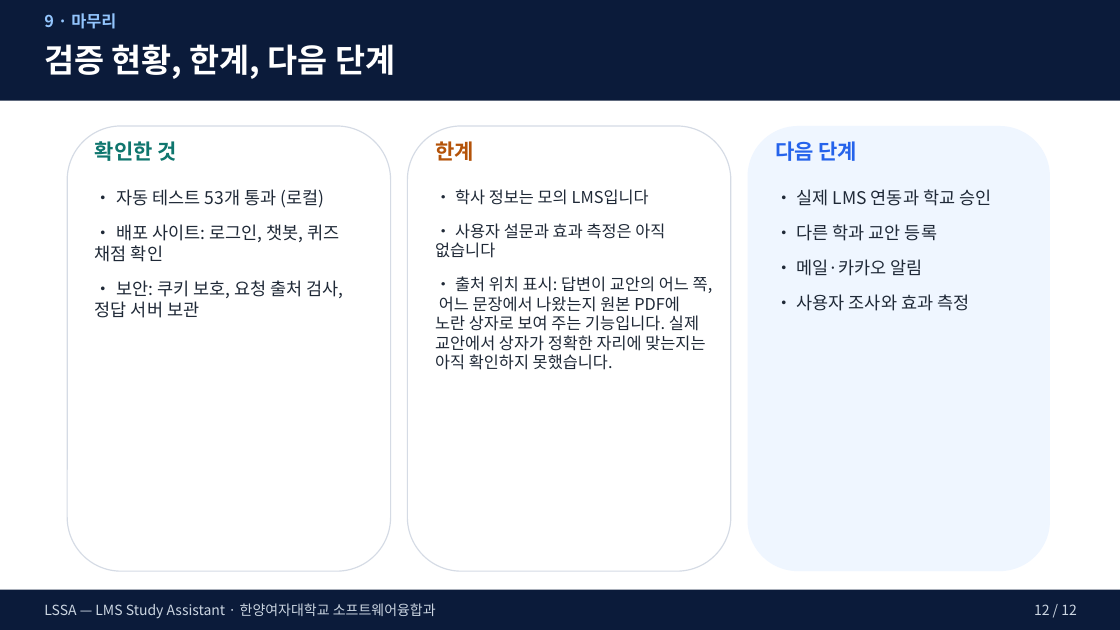
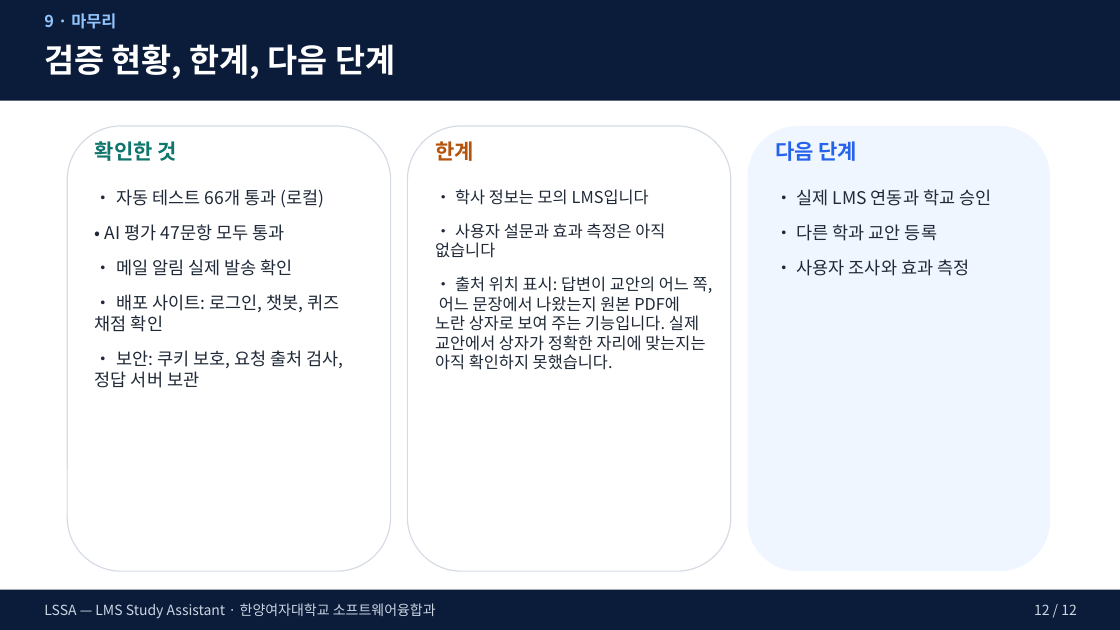
Before and after one commit to arlen-up/Study_assistance, a slide deck: slide 12 of LSSA_심사_최종.pptx. Drawn at 1120x630 pixels with LibreOffice and Linux fonts; fonts in the diff are those of the drawing. Boxes give left, top, right and bottom in pixels: in the first picture for what was removed or moved away, otherwise in the second. Text is boxed around its words. In the diff, an @@ line names an element or a change of style, - is before the commit and + after.

```diff
--- a/LSSA_심사_최종.pptx
+++ b/LSSA_심사_최종.pptx
@@ text at bbox=[105, 189, 324, 276]: text changed @@
-• 자동 테스트 53개 통과 (로컬)
+• 자동 테스트 66개 통과 (로컬)
+• AI 평가 47문항 모두 통과
+• 메일 알림 실제 발송 확인
@@ text at bbox=[797, 259, 923, 276]: paragraph removed @@
-• 메일·카카오 알림
```
Also in this commit, not shown: 1 other slide changed, 2 other files.
